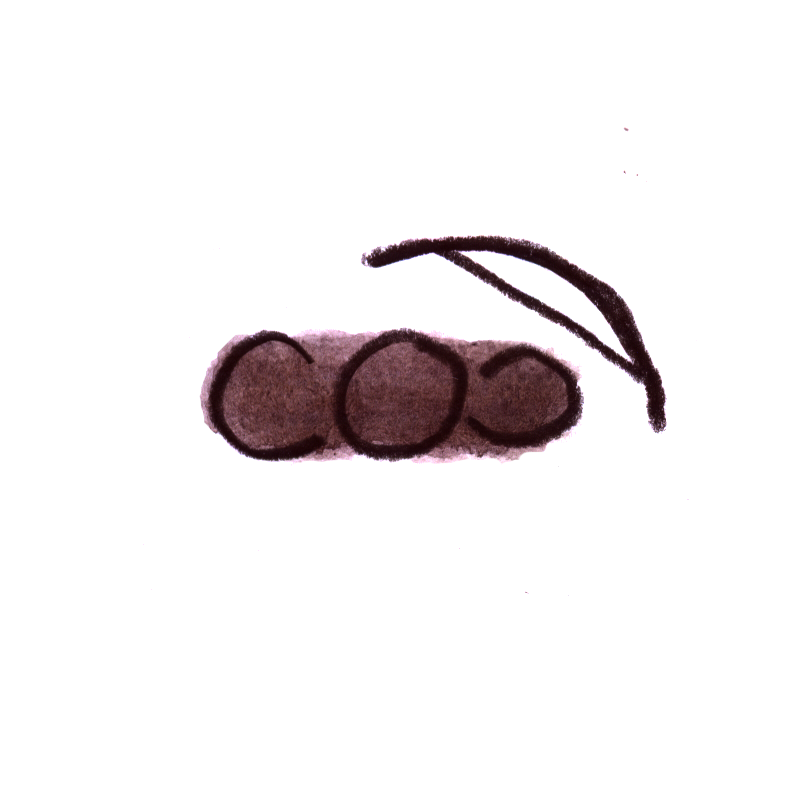
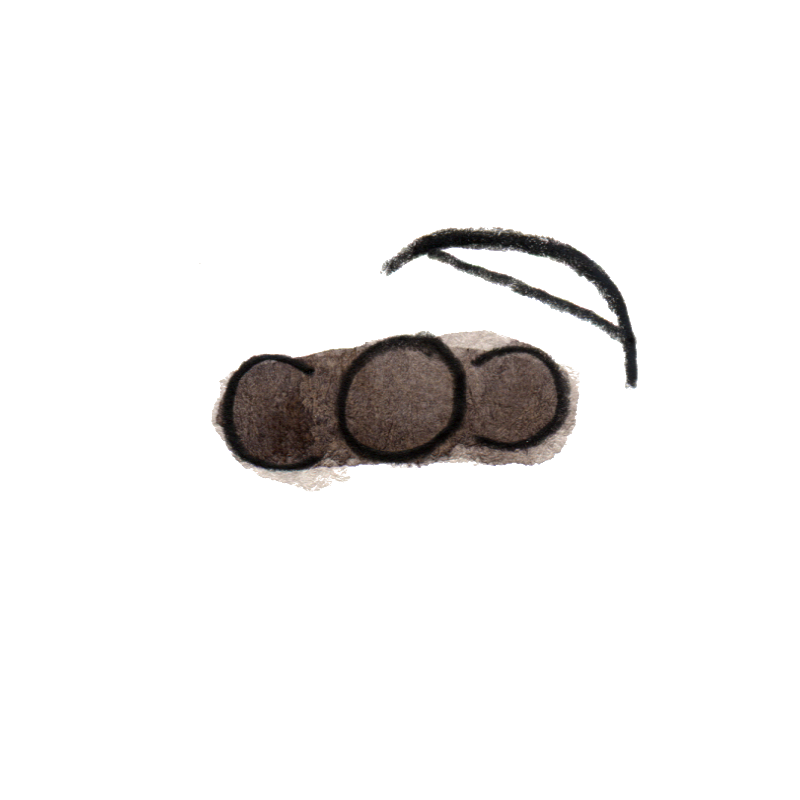
Comparing the layer stacks of the two 800×800 images. Changes:
removed layer "3" over [109, 127, 697, 596]
added layer "Pasted Layer" over [199, 226, 638, 492]
